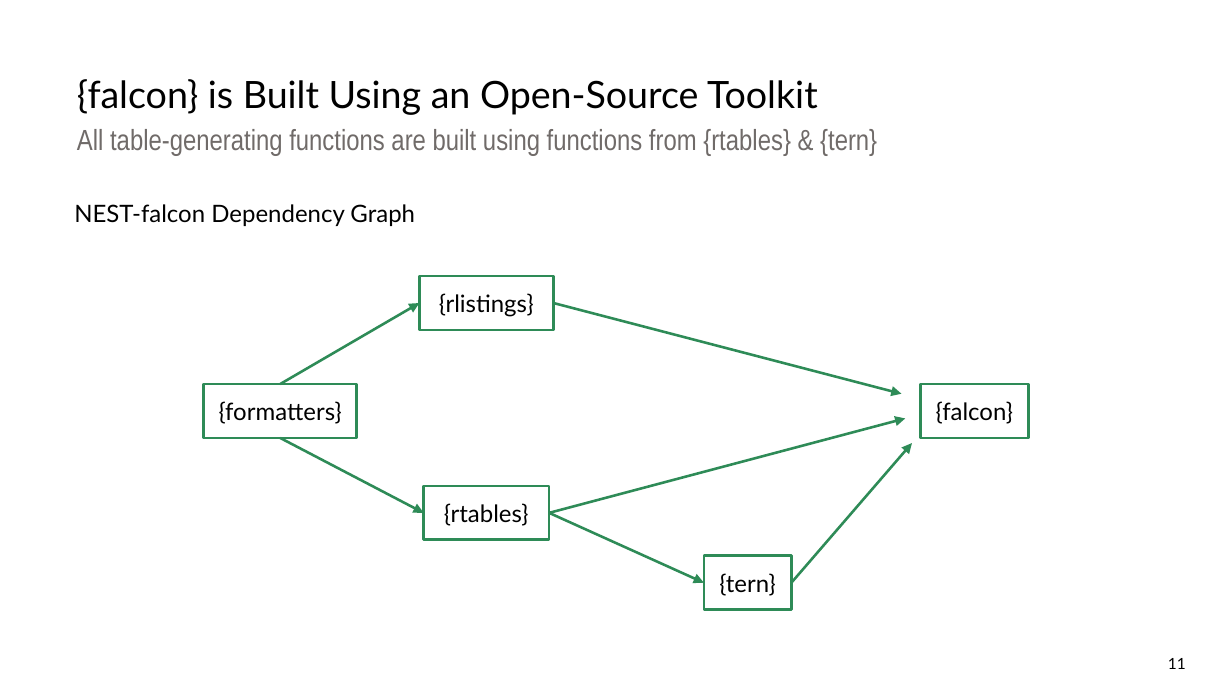
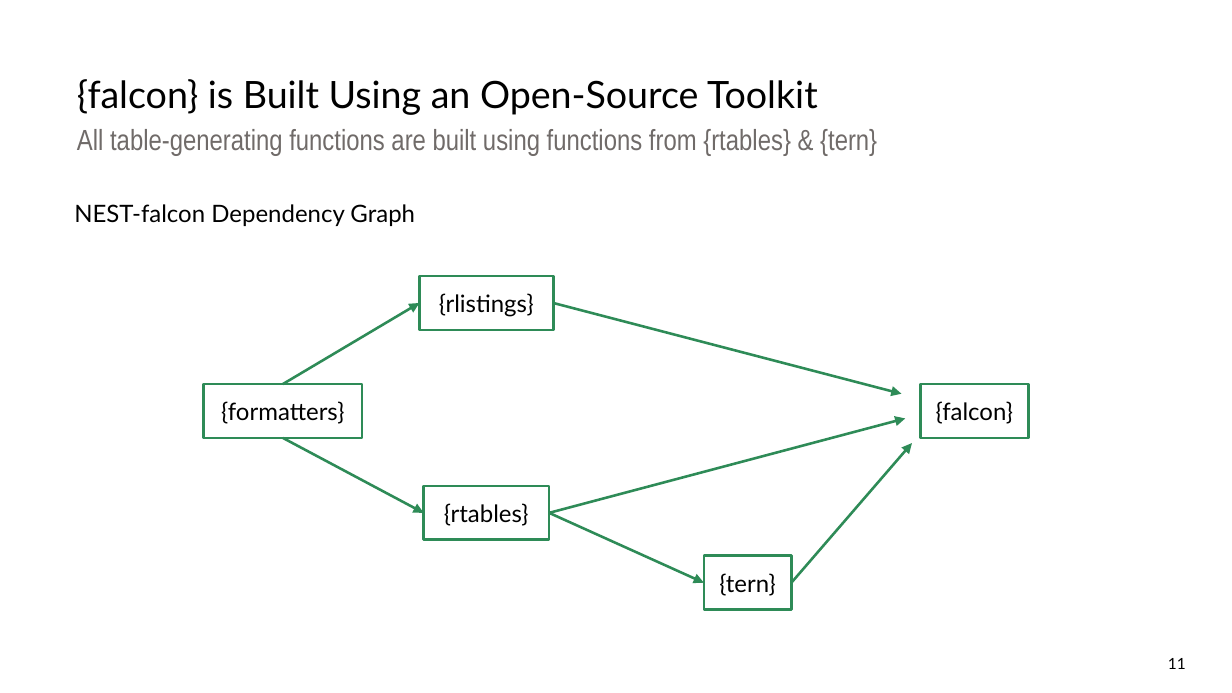
Before and after one commit to pharmaverse/cardinal, a slide deck: slide 11 of quarto/assets/resources/RinPharma_Workshop_2023.pptx. Drawn at 1232x693 pixels with LibreOffice and Linux fonts; fonts in the diff are those of the drawing. Boxes give left, top, right and bottom in pixels: in the first picture for what was removed or moved away, otherwise in the second. Text is boxed around its words. In the diff, an @@ line names an element or a change of style, - is before the commit and + after.

```diff
--- a/quarto/assets/resources/RinPharma_Workshop_2023.pptx
+++ b/quarto/assets/resources/RinPharma_Workshop_2023.pptx
@@ arrow moved from (280, 384) - (419, 303) to (283, 384) - (419, 303) @@
@@ rectangle "{formatters}": place and size @@
-rectangle "{formatters}" at [203, 384, 356, 439]
+rectangle "{formatters}" at [203, 384, 362, 439]
@@ arrow moved from (280, 439) - (424, 513) to (283, 439) - (424, 513) @@
```
Also in this commit, not shown: 28 other slides changed.
